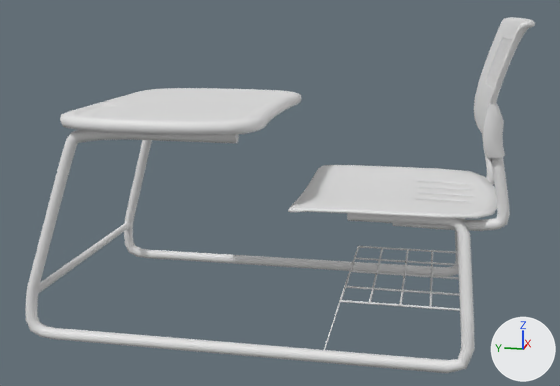
The FBX model GraphicWorks/MapAssets/Desk.fbx, before and after one commit.
Both versions are drawn from a 50 mm lens placed at (-3.23, -0.74, 1.4), pointed at (-0.02, -0.1, 0.59). The axes (+X, +Y, +Z) are drawn at lower right. The lights are the same throughout. Where no turn or scale is listed for an object, it has been applied to the vertices.

The first picture shows 'Desk'.
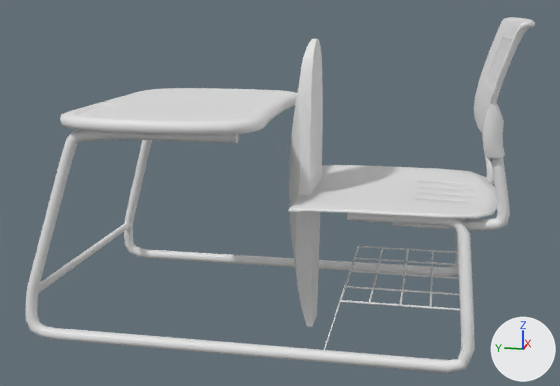
Boxes (x1, y1, x2, y2) around the edits, measured in the pictures (560 x 386 px):
'Box002', added: after (289, 39, 323, 327)

What changed in the scene script:
```text
Add me_mesh_001:
    me_mesh_001.from_pydata(...)  # 286 vertices, 284 faces; spans x -0.173..0.173, y 0.064..0.179, z 0.0..1.25
Add ob_box002:
    ob_box002 = bpy.data.objects.new('Box002', me_mesh_001)
    ob_box002.location = (0.0, -0.317, 0.0)
```
